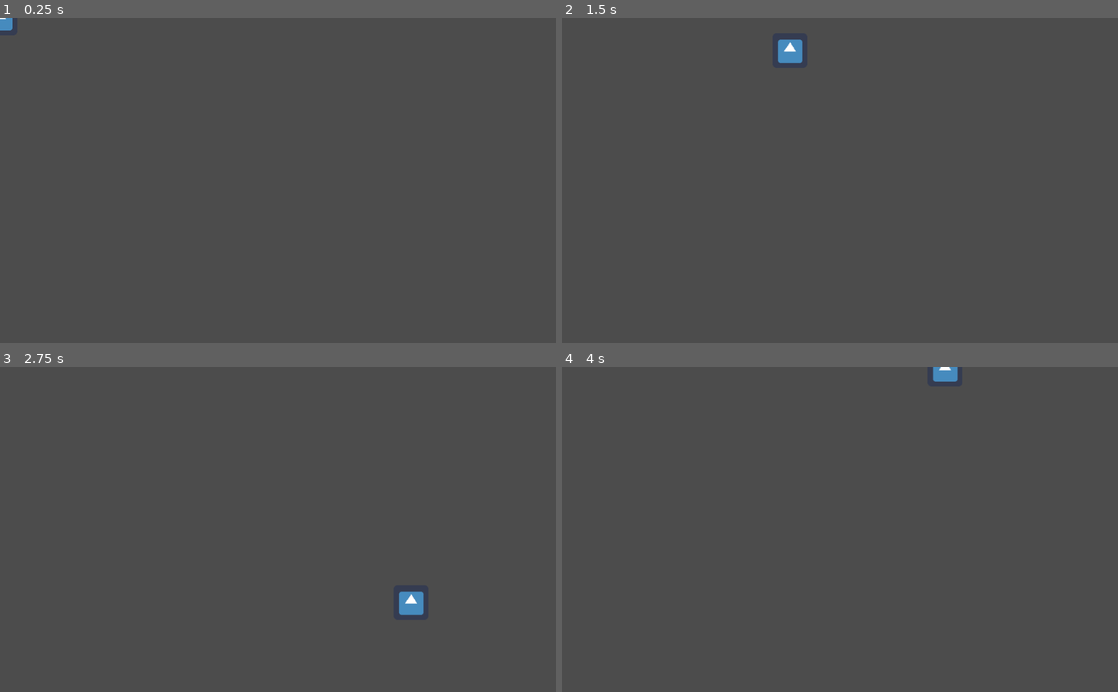
Above: before the commit, frames 1-4 (two rows, left to right).
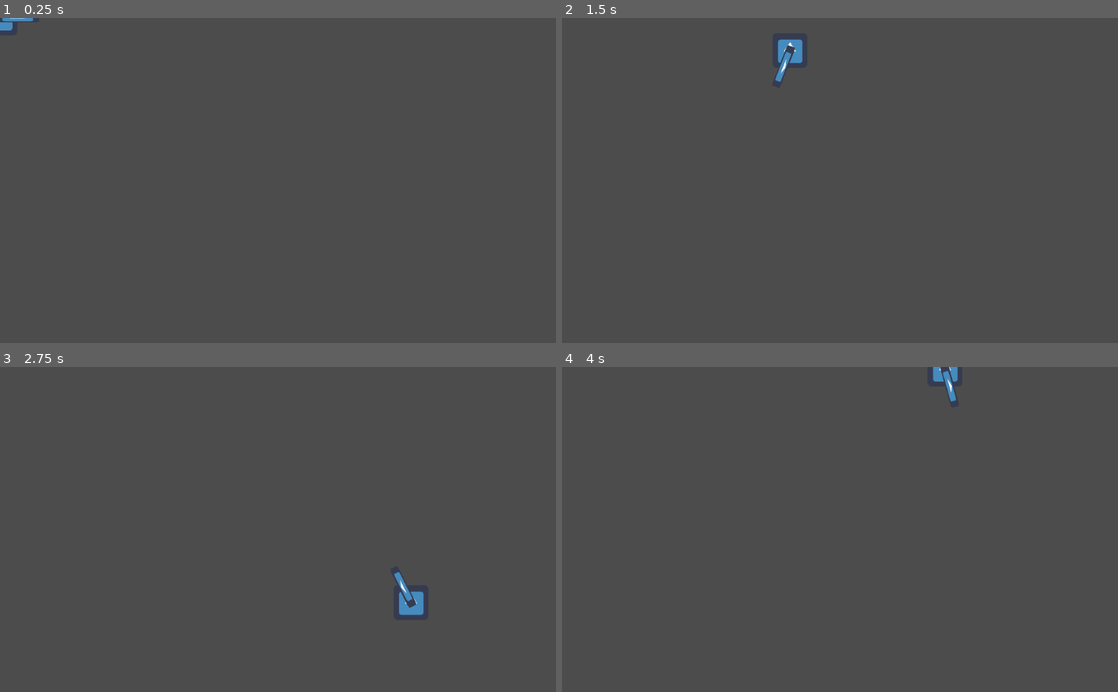
Above: after the commit, the same moments.

Repository: SRCStudios/GodotDevKit
Game: Godot game, scene res://TopDownMovement/Test.tscn
Two runs of this game, one before a commit and one after it. Both use one fixed random seed, a clock stepped at 60 frames per second and the inputs below. The project has no main scene, so this scene is started directly. The engine's default icon, where the game draws it, is replaced by a stand-in: a white triangle on a blue panel in a dark square.
Inputs (mouse positions are in pixels of both pictures, inside the frame that each line leads up to):
- Up to frame 1 (0.25 s): no input
- Up to frame 2 (1.5 s): tap Enter at 0.5 s; move the mouse to (962, 164) at 0.52 s; hold Right (ui_right) 0.53-1.28 s; move the mouse to (728, 196) at 1.27 s; hold Down (ui_down) from 1.28 s (still down)
- Up to frame 3 (2.75 s): move the mouse to (333, 458) at 2.02 s; release Down (ui_down) at 2.03 s; hold Right (ui_right) from 2.03 s (still down)
- Up to frame 4 (4 s): move the mouse to (812, 594) at 2.77 s; release Right (ui_right) at 2.78 s; hold Up (ui_up) 2.78-3.53 s; move the mouse to (1006, 578) at 3.52 s; hold Left (ui_left) from 3.53 s (still down)

The runs differ from the first frame. In frame 1, less than 0.1% of the frame differs, in the area x 0-6%, y 0-2%; in frame 2, 0.1%; in frame 3, 0.1%, in the area x 70-75%, y 63-75%; in frame 4, 0.1%.

Commit message:
Add files via upload

Diff:
--- /dev/null
+++ b/GodotDevKit/2DShooting/Shooting.gd
@@ -0,0 +1,15 @@
+extends Node
+
+# TO MAKE THE WHOLE PLAYER ROTATE, MAKE THE ROOT INSTANCE THE CHILD OF ROOT NODE
+# TO MAKE THE GUN ALONE ROTATE, MAKE THE TEST INSTANCE CHILD OF GRAPHICS OR REFERENCE IT SOMEHOW
+
+var graphics
+
+func _ready():
+	if get_parent().get_parent().get_node("Graphics"):
+		graphics = get_parent().get_parent().get_node("Graphics")
+
+func _physics_process(delta):
+	if graphics:
+		var lookvec = get_parent().get_global_mouse_position() - graphics.global_position
+		graphics.global_rotation = atan2(lookvec.y, lookvec.x)
--- /dev/null
+++ b/GodotDevKit/2DShooting/Shooting.tscn
@@ -0,0 +1,8 @@
+[gd_scene load_steps=2 format=2]
+
+[ext_resource path="res://2DShooting/Shooting.gd" type="Script" id=1]
+
+[node name="Shooting" type="Node2D"]
+
+[node name="Script" type="Node" parent="."]
+script = ExtResource( 1 )
--- /dev/null
+++ b/GodotDevKit/2DShooting/Test.tscn
@@ -0,0 +1,15 @@
+[gd_scene load_steps=3 format=2]
+
+[ext_resource path="res://2DShooting/Shooting.tscn" type="PackedScene" id=1]
+[ext_resource path="res://icon.png" type="Texture" id=2]
+
+[node name="Test" type="Node2D"]
+
+[node name="Shooting" parent="." instance=ExtResource( 1 )]
+
+[node name="Graphics" type="Node2D" parent="."]
+
+[node name="Sprite" type="Sprite" parent="Graphics"]
+position = Vector2( 32, 0 )
+scale = Vector2( 1.25, 0.25 )
+texture = ExtResource( 2 )
--- a/GodotDevKit/TopDownMovement/Movement.gd
+++ b/GodotDevKit/TopDownMovement/Movement.gd
@@ -5,6 +5,8 @@
 # 			-> Take the direction of input
 # 			-> Apply that to the velocity
 # 			-> Move the player on the basis of the velocity
+
+
 
 onready var body = get_parent().get_node("KinematicBody2D") # THE PHYSICS BODY
 var graphics # THE PLAYER GRAPHICS
--- a/GodotDevKit/TopDownMovement/Test.tscn
+++ b/GodotDevKit/TopDownMovement/Test.tscn
@@ -1,7 +1,8 @@
-[gd_scene load_steps=4 format=2]
+[gd_scene load_steps=5 format=2]
 
 [ext_resource path="res://icon.png" type="Texture" id=1]
 [ext_resource path="res://TopDownMovement/Movement.tscn" type="PackedScene" id=2]
+[ext_resource path="res://2DShooting/Test.tscn" type="PackedScene" id=3]
 
 [sub_resource type="RectangleShape2D" id=1]
 extents = Vector2( 32, 32 )
@@ -12,6 +13,8 @@
 
 [node name="Sprite" type="Sprite" parent="Graphics"]
 texture = ExtResource( 1 )
+
+[node name="Test" parent="Graphics" instance=ExtResource( 3 )]
 
 [node name="TopDownMovement" parent="." instance=ExtResource( 2 )]
 
--- a/GodotDevKit/project.godot
+++ b/GodotDevKit/project.godot
@@ -23,6 +23,14 @@
 window/stretch/mode="viewport"
 window/stretch/aspect="keep"
 
+[input]
+
+Shoot={
+"deadzone": 0.5,
+"events": [ Object(InputEventKey,"resource_local_to_scene":false,"resource_name":"","device":0,"alt":false,"shift":false,"control":false,"meta":false,"command":false,"pressed":false,"scancode":90,"unicode":0,"echo":false,"script":null)
+ ]
+}
+
 [rendering]
 
 environment/default_environment="res://default_env.tres"
